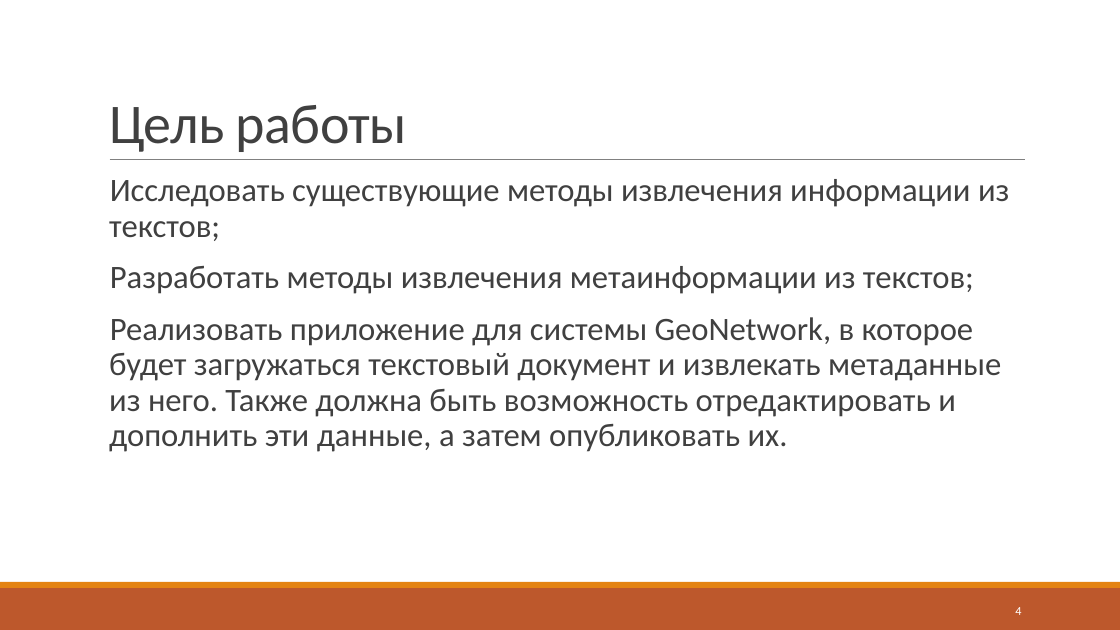
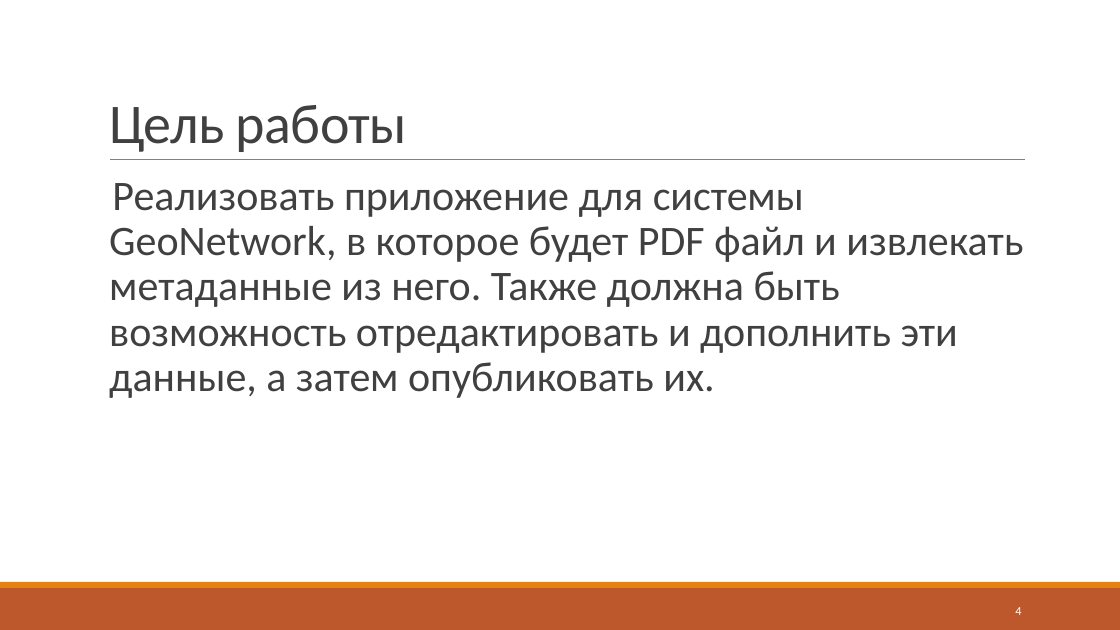
Before and after one commit to J-CITY/METADATA-EXTRACTOR, a slide deck: slide 4 of report.pptx. Drawn at 1120x630 pixels with LibreOffice and Linux fonts; fonts in the diff are those of the drawing. Boxes give left, top, right and bottom in pixels: in the first picture for what was removed or moved away, otherwise in the second. Text is boxed around its words. In the diff, an @@ line names an element or a change of style, - is before the commit and + after.

```diff
--- a/report.pptx
+++ b/report.pptx
@@ text at [109, 183, 1023, 398]: text changed; size 28 to 36 pt @@
-  Исследовать существующие методы извлечения информации из текстов;
-  Разработать методы извлечения метаинформации из текстов;
-  Реализовать приложение для системы GeoNetwork, в которое будет загружаться текстовый документ и извлекать метаданные из него. Также должна быть возможность отредактировать и дополнить эти данные, а затем опубликовать их.
+  Реализовать приложение для системы GeoNetwork, в которое будет PDF файл и извлекать метаданные из него. Также должна быть возможность отредактировать и дополнить эти данные, а затем опубликовать их.
```
Also in this commit, not shown: 5 other slides changed, 8 slides added, 2 other files.
